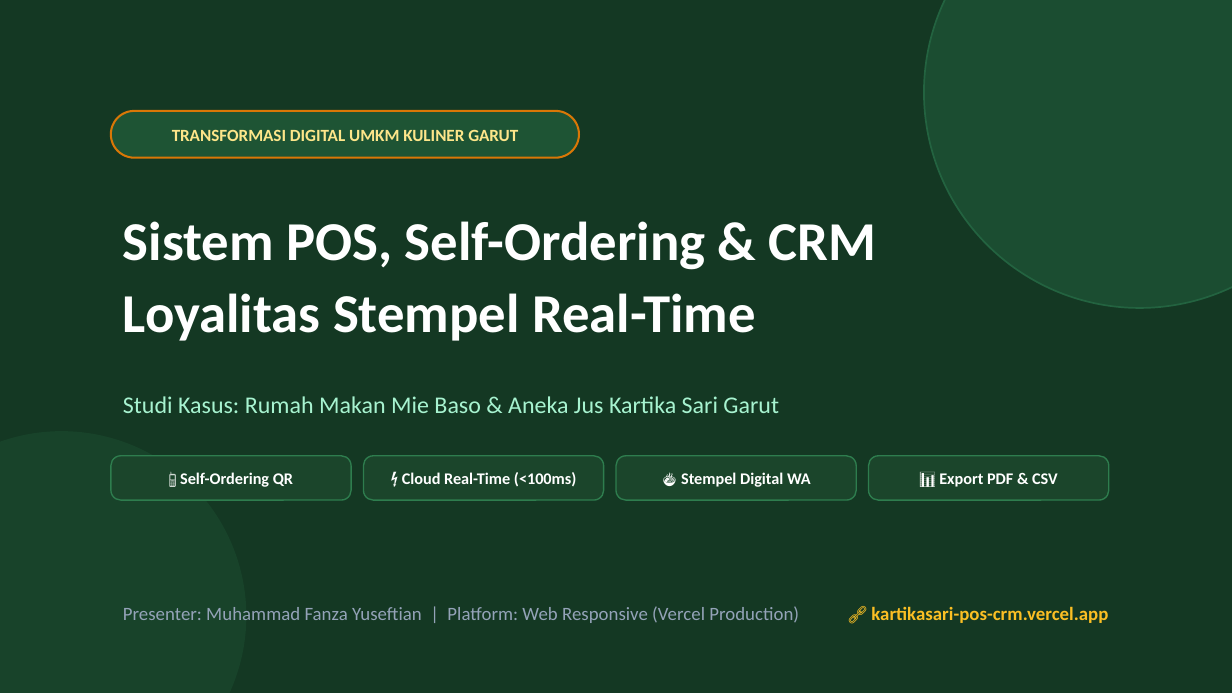
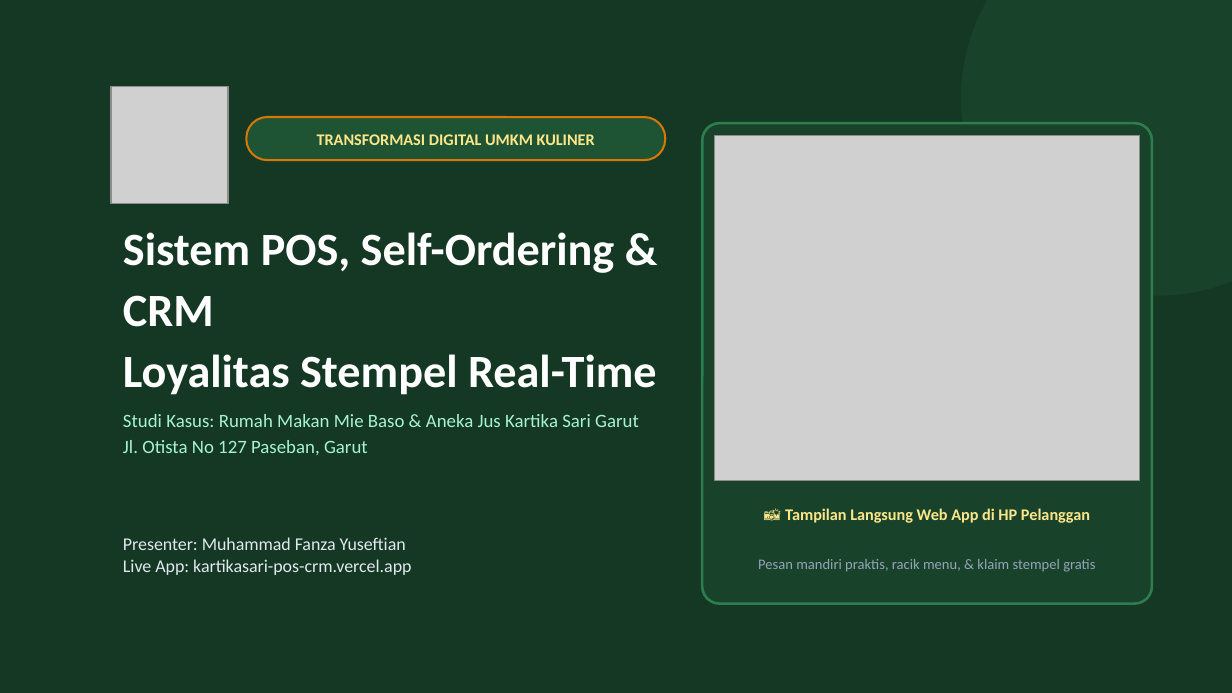
Before and after one commit to fanza4/kartikasari-pos-crm, a slide deck: slide 1 of Presentasi_Mie_Baso_Kartika_Sari.pptx. Drawn at 1232x693 pixels with LibreOffice and Linux fonts; fonts in the diff are those of the drawing; grey boxes stand for pictures. Boxes give left, top, right and bottom in pixels: in the first picture for what was removed or moved away, otherwise in the second. Text is boxed around its words. In the diff, an @@ line names an element or a change of style, - is before the commit and + after.

Commit message:
docs: enrich executive presentation PPTX with real app screenshots and photos

```diff
--- a/Presentasi_Mie_Baso_Kartika_Sari.pptx
+++ b/Presentasi_Mie_Baso_Kartika_Sari.pptx
@@ ellipse: place and size @@
-ellipse at (924, 0, 1232, 308)
+ellipse at (961, 0, 1232, 296)
@@ ellipse at (961, 0, 1232, 296): fill #1B4D31 to #18432A; outline #236340 1 pt to none @@
@@ picture added at (111, 86, 228, 203) @@
@@ rounded rectangle: place and size @@
-rounded rectangle at (111, 111, 579, 158)
+rounded rectangle at (246, 117, 665, 160)
@@ rounded rectangle at (246, 117, 665, 160): proportions changed @@
@@ text at (317, 134, 595, 145): text changed; size 10 to 9.5 pt @@
-TRANSFORMASI DIGITAL UMKM KULINER GARUT
+TRANSFORMASI DIGITAL UMKM KULINER
@@ rounded rectangle added at (702, 123, 1152, 604), fill #18432A, outline #2E7D4E 1.5 pt @@
@@ picture added at (715, 136, 1140, 480) @@
@@ text "Sistem POS, Self-Ordering & CRM": place and size @@
-text "Sistem POS, Self-Ordering & CRM" at (123, 221, 877, 341)
+text "Sistem POS, Self-Ordering & CRM" at (123, 232, 657, 395)
@@ text "Sistem POS, Self-Ordering & CRM" at (123, 232, 657, 395): size 32 to 27 pt @@
@@ text "Studi Kasus: Rumah Makan Mie ...": place and size @@
-text "Studi Kasus: Rumah Makan Mie ..." at (123, 396, 779, 413)
+text "Studi Kasus: Rumah Makan Mie ..." at (123, 414, 639, 455)
@@ text at (123, 414, 639, 427): size 14 to 11 pt in "Studi Kasus: Rumah Makan Mie Baso & ..."; line spacing 1 to 1.15 @@
@@ ellipse removed at (0, 431, 246, 693) @@
@@ text at (123, 440, 368, 455): paragraph added @@
+Jl. Otista No 127 Paseban, Garut
@@ rounded rectangle removed at (111, 456, 351, 500) @@
@@ text removed at (180, 472, 293, 487) @@
-📱 Self-Ordering QR
@@ rounded rectangle removed at (363, 456, 604, 500) @@
@@ text removed at (402, 472, 576, 486) @@
-⚡ Cloud Real-Time (<100ms)
@@ rounded rectangle removed at (616, 456, 856, 500) @@
@@ text removed at (681, 472, 811, 487) @@
-🍜 Stempel Digital WA
@@ rounded rectangle removed at (869, 456, 1109, 500) @@
@@ text removed at (939, 473, 1058, 487) @@
-📊 Export PDF & CSV
@@ text added at (785, 508, 1090, 523), 9.5 pt, text #FDE68A, bold @@
+📸 Tampilan Langsung Web App di HP Pelanggan
@@ text at (123, 537, 411, 575): text changed; size 11 to 10.5 pt; text colour #94A3B8 to #E2E8F0 @@
-Presenter: Muhammad Fanza Yuseftian | Platform: Web Responsive (Vercel Production)
+Presenter: Muhammad Fanza Yuseftian
+Live App: kartikasari-pos-crm.vercel.app
@@ text added at (758, 559, 1095, 572), 8.5 pt, text #94A3B8 @@
+Pesan mandiri praktis, racik menu, & klaim stempel gratis
@@ text removed at (871, 606, 1108, 623) @@
-🔗 kartikasari-pos-crm.vercel.app
```
Also in this commit, not shown: 11 other slides changed, 11 other files.
